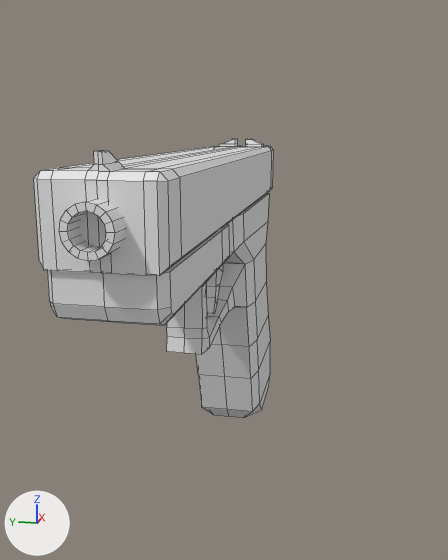
A saved change to the FBX model Assets/Art/Models/Guns/Glock.fbx.
Camera for both pictures: a camera (50 mm lens) standing at (-0.3373, -0.0782, 0.1126) and looking at (0.0031, -0.0101, 0.0275). The axes (+X, +Y, +Z) are drawn at lower left. The lights are the same throughout. Mesh edges are drawn as thin lines. Where no turn or scale is listed for an object, it has been applied to the vertices.

The scene before the commit, as lines of its bpy script (objects in view):
```python
me_cube_002 = bpy.data.meshes.new('Cube.002')
me_cube_002.from_pydata(...)  # 398 vertices, 380 faces; spans x -0.161..0.153, y -0.023..0.023, z -0.092..0.105
# before: 130 (-0.147, 0.0, 0.075), 131 (-0.147, -0.002, 0.076), 132 (-0.147, -0.004, 0.077), 133 (-0.147, -0.006, 0.079), 134 (-0.147, -0.006, 0.081)
# before: 135 (-0.147, -0.006, 0.084), 136 (-0.147, -0.004, 0.086), 137 (-0.147, -0.002, 0.087), 138 (-0.147, 0.0, 0.088), 325 (-0.147, 0.002, 0.076)
# before: 326 (-0.147, 0.004, 0.077), 327 (-0.147, 0.006, 0.079), 328 (-0.147, 0.006, 0.081), 329 (-0.147, 0.006, 0.084), 330 (-0.147, 0.004, 0.086)
# before: 331 (-0.147, 0.002, 0.087)
ob_glock = bpy.data.objects.new('Glock', me_cube_002)
ob_glock.location = (0.0, 0.0, 0.0)
```
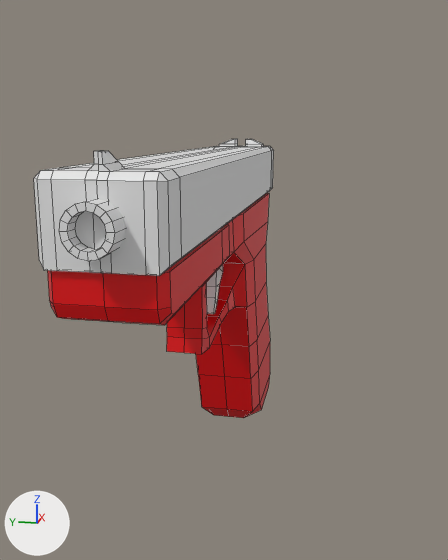
Boxes [x1, y1, x2, y2] around the edits, measured in the pictures (448 x 560 px):
part 1 of me_cube_002, built on
    before: [67, 211, 101, 252]
    after: [67, 211, 106, 252]
part 2 of me_cube_002, recoloured (white to red)
    both: [47, 193, 270, 418]

What changed in the scene script:
```text
Add mat_metal:
    mat_metal = principled_material('Metal')
    mat_metal.base_color = (0.8, 0.8, 0.8)  # white #e7e7e7
Add mat_polymer:
    mat_polymer = principled_material('Polymer')
    mat_polymer.base_color = (0.8, 0.0, 0.00211)  # red #e70007
    mat_polymer.roughness = 0.4
Add mat_paintedmetal:
    mat_paintedmetal = principled_material('PaintedMetal')
    mat_paintedmetal.base_color = (0.8, 0.8, 0.8)  # white #e7e7e7
Change me_cube_002:
    used by ob_glock; location = (0.0, 0.0, 0.0)
    verts and faces of me_cube_002; kept vertices keep their numbers, new ones are numbered from 398
    remove me_cube_002.from_pydata(...)  # 398 vertices, 380 faces; spans x -0.161..0.153, y -0.023..0.023, z -0.092..0.105
    add me_cube_002.from_pydata(...)  # 398 vertices, 382 faces; spans x -0.161..0.153, y -0.023..0.023, z -0.092..0.105
    me_cube_002 part 1
    add for i in [*range(130, 139), *range(325, 332)]: verts[i] += (-0.008, 0.0, 0.0)
    add faces += [(130, 131, 132, 133, 134, 135, 136, 137, 138), (130, 138, 331, 330, 329, 328, 327, 326, 325)]  # mat_metal (white #e7e7e7)
    me_cube_002 part 2: 184 faces spanning x -0.15..0.153, y -0.022..0.022, z -0.092..0.067 switch from no material to mat_polymer (red #e70007)
    add me_cube_002.materials.append(mat_metal)  # white #e7e7e7
    add me_cube_002.materials.append(mat_paintedmetal)  # white #e7e7e7
```
